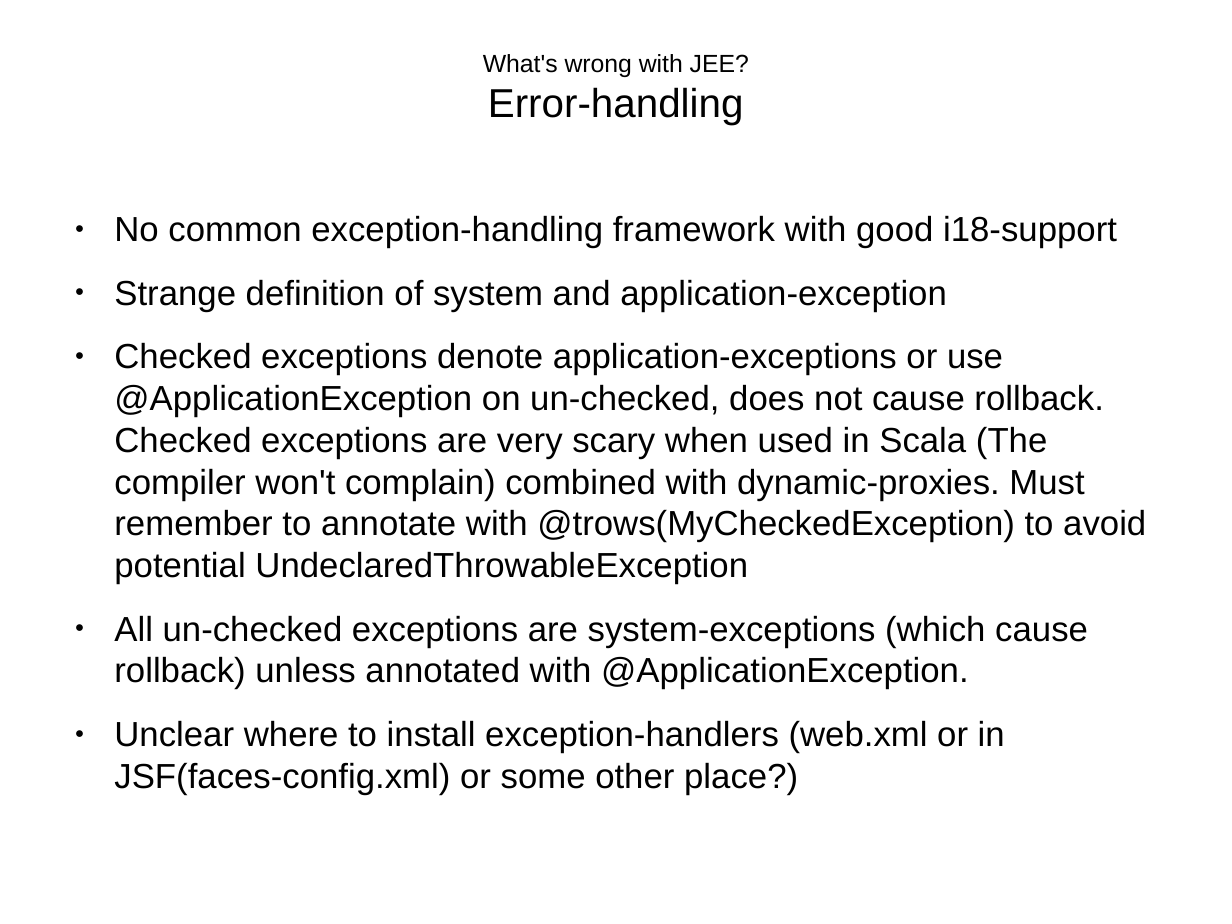
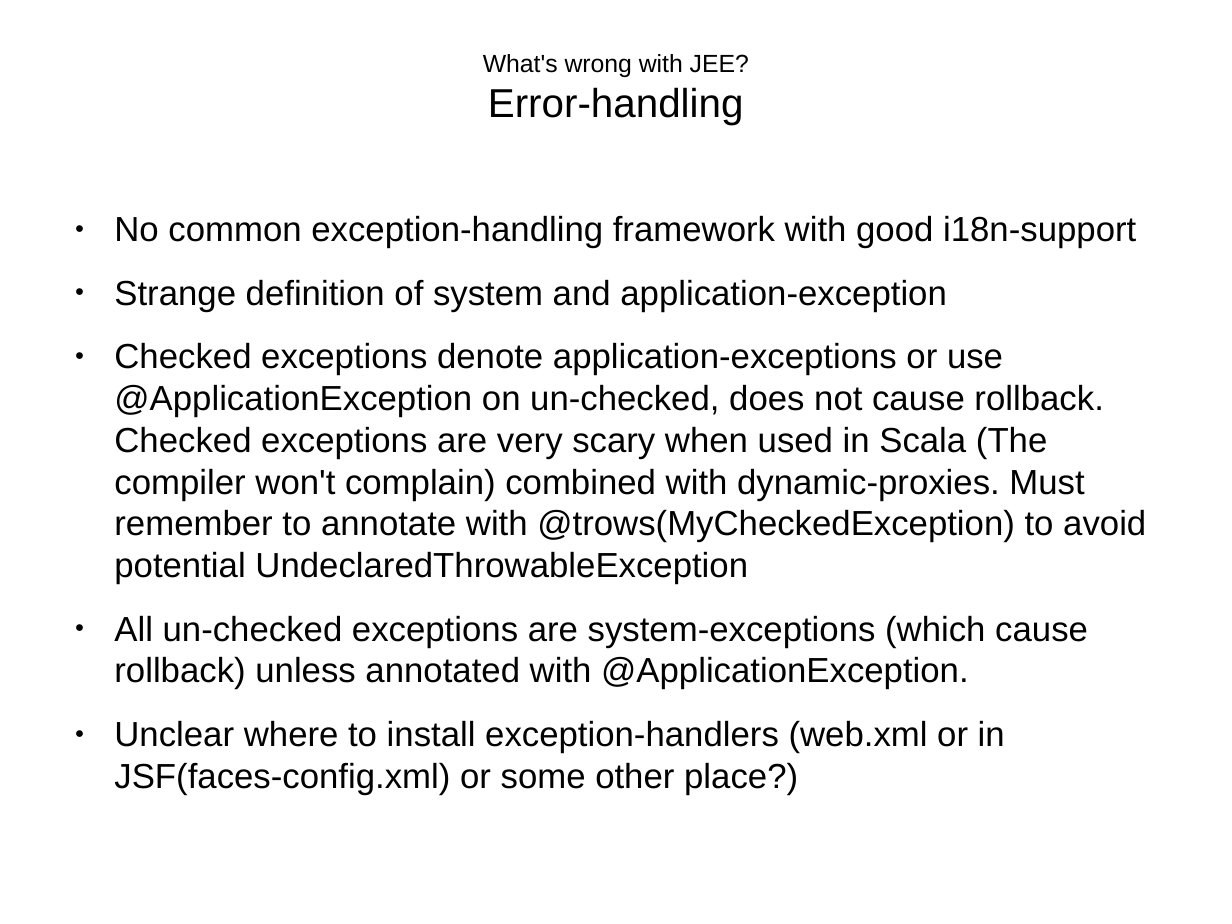
Before and after one commit to andreak/slol-2011, a slide deck: slide 9 of Scala-LiftOff-2011-lift-from-jee-perspective.odp (slide 8 before the commit). Drawn at 1232x924 pixels with LibreOffice and Linux fonts; fonts in the diff are those of the drawing. Boxes give left, top, right and bottom in pixels: in the first picture for what was removed or moved away, otherwise in the second. Text is boxed around its words. In the diff, an @@ line names an element or a change of style, - is before the commit and + after.

```diff
--- a/Scala-LiftOff-2011-lift-from-jee-perspective.odp
+++ b/Scala-LiftOff-2011-lift-from-jee-perspective.odp
@@ text at (x1=114, y1=215, x2=1136, y2=248): text changed @@
-● No common exception-handling framework with good i18-support
+● No common exception-handling framework with good i18n-support
```
Also in this commit, not shown: 13 other slides changed, 5 slides added.
